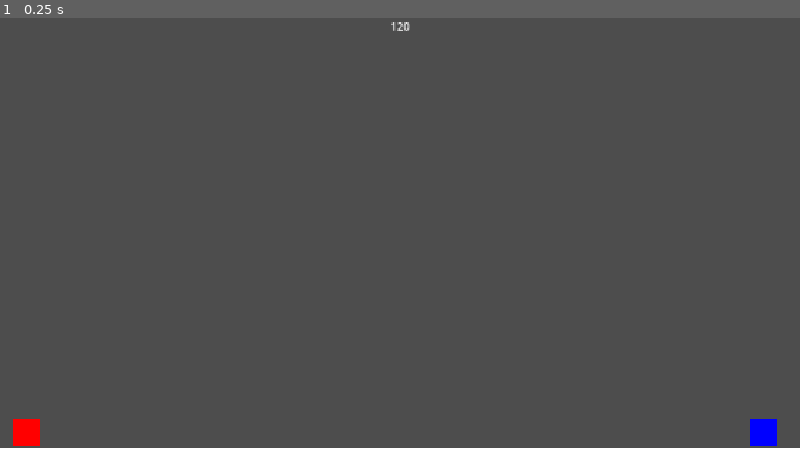
Above: before the commit, frame 1.
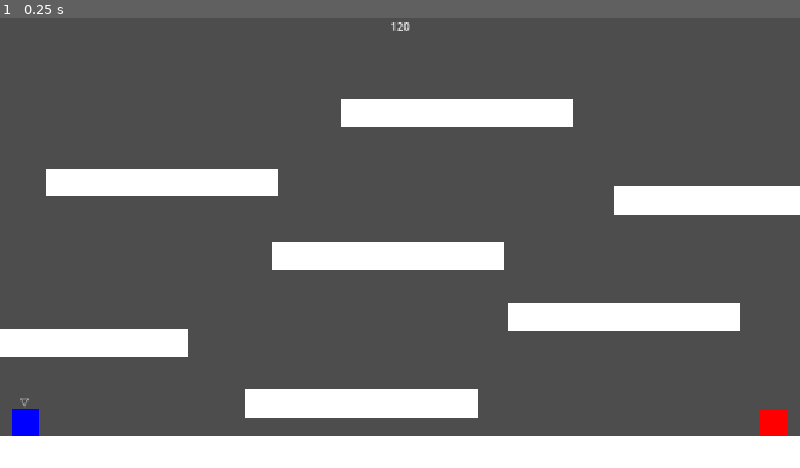
Above: after the commit, the same moment.

Repository: Varshit08/Tag_game
Game: Godot game, scene res://scenes/practise_map.tscn
Same seed, same stepped clock (60 frames per second), same inputs: the game is played once before the commit and once after it. Before the commit the project starts from res://practise_map.tscn.
Inputs:
- Up to frame 1 (0.25 s): no input

The runs differ from the first frame. In frame 1, 15% of the frame differs, in the area x 0-100%, y 18-96%.

Commit message:
Restructure scenes/scripts; add tagger gameplay
Reorganized project: moved player.tscn to tag_game/scenes and player.gd/practise_map.gd to tag_game/scripts; removed old practise_map assets and added a new scenes/practise_map.tscn. Added folder_colors customization to project.godot. Implemented tagger mechanics: TAGGER_META, tag indicator Label, can_tag cooldown, update_indicator/reset_can_tag helpers, and swapping tagger on Area2D collision. Practise_map script starts timer, assigns initial tagger (player_one), updates UI timer and shows winner when time expires. Adjusted player speed/jump and exposed node paths accordingly. Also showed who lost the game, made the switching between the taggers when they touch. Made obstacles for the game.

Diff:
--- a/tag_game/practise_map.gd
+++ /dev/null
@@ -1,20 +0,0 @@
-extends StaticBody2D
-
-@export var set_time : int
-@export var timer : Timer
-@export var label : Label
-
-
-func _ready():
-	timer.start(set_time)
-
-
-func _process(_delta):
-	if !get_tree().paused:
-		label.text = str(int(ceil(timer.time_left)))
-
-
-func _on_timer_timeout():
-	label.text = "Time Is Up!"
-	print("Time Is Up!")
-	get_tree().paused = true
--- a/tag_game/practise_map.tscn
+++ /dev/null
@@ -1,63 +0,0 @@
-[gd_scene format=3 uid="uid://cdjdmuv573482"]
-
-[ext_resource type="PackedScene" uid="uid://xtcvewihvyhj" path="res://player.tscn" id="1_0nps2"]
-[ext_resource type="Script" uid="uid://buofx2ogxi1o6" path="res://practise_map.gd" id="1_yu8s3"]
-
-[sub_resource type="RectangleShape2D" id="RectangleShape2D_fh2hd"]
-size = Vector2(1263, 125)
-
-[sub_resource type="WorldBoundaryShape2D" id="WorldBoundaryShape2D_sdnyn"]
-normal = Vector2(-1, 0)
-
-[sub_resource type="WorldBoundaryShape2D" id="WorldBoundaryShape2D_nuh0o"]
-normal = Vector2(1, 0)
-
-[node name="StaticBody2D" type="StaticBody2D" unique_id=961243516 node_paths=PackedStringArray("timer", "label")]
-script = ExtResource("1_yu8s3")
-set_time = 120
-timer = NodePath("Timer")
-label = NodePath("Label")
-
-[node name="Label" type="Label" parent="." unique_id=1966233753]
-offset_left = 1.0
-offset_right = 1152.0
-offset_bottom = 23.0
-text = "120"
-horizontal_alignment = 1
-vertical_alignment = 1
-
-[node name="CollisionShape2D" type="CollisionShape2D" parent="." unique_id=1420010681]
-position = Vector2(605.5, 680)
-shape = SubResource("RectangleShape2D_fh2hd")
-
-[node name="CollisionShape2D3" type="CollisionShape2D" parent="." unique_id=1298087775]
-position = Vector2(1152, 0)
-shape = SubResource("WorldBoundaryShape2D_sdnyn")
-
-[node name="ColorRect" type="ColorRect" parent="." unique_id=1978991359]
-offset_left = -26.0
-offset_top = 618.0
-offset_right = 1240.0
-offset_bottom = 745.0
-
-[node name="playerone" parent="." unique_id=1990145254 instance=ExtResource("1_0nps2")]
-position = Vector2(1099, 588)
-jump = "player_one_jump"
-left = "player_one_left"
-right = "player_one_right"
-color = Color(0, 0, 1, 1)
-
-[node name="playertwo" parent="." unique_id=1996809327 instance=ExtResource("1_0nps2")]
-position = Vector2(38, 582)
-jump = "player_two_jump"
-left = "player_two_left"
-right = "player_two_right"
-color = Color(1, 0, 0, 1)
-
-[node name="Timer" type="Timer" parent="." unique_id=1445887463]
-wait_time = 120.0
-
-[node name="CollisionShape2D2" type="CollisionShape2D" parent="." unique_id=951273192]
-shape = SubResource("WorldBoundaryShape2D_nuh0o")
-
-[connection signal="timeout" from="Timer" to="." method="_on_timer_timeout"]
--- a/tag_game/project.godot
+++ b/tag_game/project.godot
@@ -19,6 +19,13 @@
 
 window/stretch/mode="canvas_items"
 window/stretch/aspect="expand"
+
+[file_customization]
+
+folder_colors={
+"res://scenes/": "blue",
+"res://scripts/": "gray"
+}
 
 [input]
 
--- a/tag_game/player.tscn
+++ b/tag_game/scenes/player.tscn
@@ -1,6 +1,6 @@
 [gd_scene format=3 uid="uid://xtcvewihvyhj"]
 
-[ext_resource type="Script" uid="uid://bq11ug8pg6ocm" path="res://player.gd" id="1_4flbx"]
+[ext_resource type="Script" uid="uid://bq11ug8pg6ocm" path="res://scripts/player.gd" id="1_4flbx"]
 
 [sub_resource type="RectangleShape2D" id="RectangleShape2D_fh2hd"]
 size = Vector2(40, 40)
@@ -8,16 +8,17 @@
 [sub_resource type="RectangleShape2D" id="RectangleShape2D_sdnyn"]
 size = Vector2(40, 40)
 
-[node name="CharacterBody2D" type="CharacterBody2D" unique_id=1990145254 node_paths=PackedStringArray("color_rect")]
+[node name="CharacterBody2D" type="CharacterBody2D" unique_id=1990145254 node_paths=PackedStringArray("color_rect", "tag_indicator")]
 collision_layer = 2
 script = ExtResource("1_4flbx")
-color_rect = NodePath("CollisionShape2D/ColorRect")
+color_rect = NodePath("ColorRect")
+tag_indicator = NodePath("Label")
 metadata/tagger = false
 
 [node name="CollisionShape2D" type="CollisionShape2D" parent="." unique_id=730235007]
 shape = SubResource("RectangleShape2D_fh2hd")
 
-[node name="ColorRect" type="ColorRect" parent="CollisionShape2D" unique_id=215769875]
+[node name="ColorRect" type="ColorRect" parent="." unique_id=215769875]
 offset_left = -20.0
 offset_top = -20.0
 offset_right = 20.0
@@ -25,9 +26,18 @@
 color = Color(0.3434636, 0.71611685, 0.603403, 1)
 
 [node name="Area2D" type="Area2D" parent="." unique_id=1763371737]
+collision_layer = 0
+collision_mask = 2
 
 [node name="CollisionShape2D2" type="CollisionShape2D" parent="Area2D" unique_id=1768344767]
 shape = SubResource("RectangleShape2D_sdnyn")
 
+[node name="Label" type="Label" parent="." unique_id=1702454651]
+offset_left = -7.0
+offset_top = -43.0
+offset_right = 7.0
+offset_bottom = -20.0
+text = "▽"
+
 [connection signal="body_entered" from="Area2D" to="." method="_on_area_2d_body_entered"]
 [connection signal="body_exited" from="Area2D" to="." method="_on_area_2d_body_exited"]
--- /dev/null
+++ b/tag_game/scenes/practise_map.tscn
@@ -0,0 +1,145 @@
+[gd_scene format=3 uid="uid://cdjdmuv573482"]
+
+[ext_resource type="PackedScene" uid="uid://xtcvewihvyhj" path="res://scenes/player.tscn" id="1_0nps2"]
+[ext_resource type="Script" uid="uid://buofx2ogxi1o6" path="res://scripts/practise_map.gd" id="1_yu8s3"]
+
+[sub_resource type="RectangleShape2D" id="RectangleShape2D_fh2hd"]
+size = Vector2(1264.75, 128.5)
+
+[sub_resource type="WorldBoundaryShape2D" id="WorldBoundaryShape2D_sdnyn"]
+normal = Vector2(-1, 0)
+
+[sub_resource type="WorldBoundaryShape2D" id="WorldBoundaryShape2D_nuh0o"]
+normal = Vector2(1, 0)
+
+[sub_resource type="RectangleShape2D" id="RectangleShape2D_sdnyn"]
+size = Vector2(334, 40)
+
+[node name="StaticBody2D" type="StaticBody2D" unique_id=961243516 node_paths=PackedStringArray("timer", "label", "player_one", "player_two")]
+script = ExtResource("1_yu8s3")
+set_time = 120
+timer = NodePath("Timer")
+label = NodePath("Label")
+player_one = NodePath("playerone")
+player_two = NodePath("playertwo")
+
+[node name="Label" type="Label" parent="." unique_id=1966233753]
+offset_left = 1.0
+offset_right = 1152.0
+offset_bottom = 23.0
+text = "120"
+horizontal_alignment = 1
+vertical_alignment = 1
+
+[node name="CollisionShape2D" type="CollisionShape2D" parent="." unique_id=1420010681]
+position = Vector2(561.375, 667.25)
+shape = SubResource("RectangleShape2D_fh2hd")
+
+[node name="CollisionShape2D3" type="CollisionShape2D" parent="." unique_id=1298087775]
+position = Vector2(1152, 0)
+shape = SubResource("WorldBoundaryShape2D_sdnyn")
+
+[node name="ColorRect" type="ColorRect" parent="." unique_id=1978991359]
+offset_left = -71.0
+offset_top = 603.0
+offset_right = 1195.0
+offset_bottom = 730.0
+
+[node name="playerone" parent="." unique_id=1990145254 instance=ExtResource("1_0nps2")]
+position = Vector2(36, 582)
+jump = "player_one_jump"
+left = "player_one_left"
+right = "player_one_right"
+color = Color(0, 0, 1, 1)
+
+[node name="playertwo" parent="." unique_id=1996809327 instance=ExtResource("1_0nps2")]
+position = Vector2(1113, 579)
+jump = "player_two_jump"
+left = "player_two_left"
+right = "player_two_right"
+color = Color(1, 0, 0, 1)
+
+[node name="Timer" type="Timer" parent="." unique_id=1445887463]
+wait_time = 120.0
+
+[node name="CollisionShape2D2" type="CollisionShape2D" parent="." unique_id=951273192]
+shape = SubResource("WorldBoundaryShape2D_nuh0o")
+
+[node name="CollisionShape2D4" type="CollisionShape2D" parent="." unique_id=517615055]
+position = Vector2(520, 555)
+shape = SubResource("RectangleShape2D_sdnyn")
+
+[node name="ColorRect2" type="ColorRect" parent="CollisionShape2D4" unique_id=1117998135]
+offset_left = -167.0
+offset_top = -20.0
+offset_right = -127.0
+offset_bottom = 20.0
+scale = Vector2(8.34994, 1.0157633)
+
+[node name="CollisionShape2D5" type="CollisionShape2D" parent="." unique_id=1053097758]
+position = Vector2(104, 468)
+shape = SubResource("RectangleShape2D_sdnyn")
+
+[node name="ColorRect2" type="ColorRect" parent="CollisionShape2D5" unique_id=299382098]
+offset_left = -167.0
+offset_top = -20.0
+offset_right = -127.0
+offset_bottom = 20.0
+scale = Vector2(8.34994, 1.0157633)
+
+[node name="CollisionShape2D6" type="CollisionShape2D" parent="." unique_id=60112043]
+position = Vector2(899, 430)
+shape = SubResource("RectangleShape2D_sdnyn")
+
+[node name="ColorRect2" type="ColorRect" parent="CollisionShape2D6" unique_id=1637993220]
+offset_left = -167.0
+offset_top = -20.0
+offset_right = -127.0
+offset_bottom = 20.0
+scale = Vector2(8.34994, 1.0157633)
+
+[node name="CollisionShape2D7" type="CollisionShape2D" parent="." unique_id=2095458016]
+position = Vector2(559, 342)
+shape = SubResource("RectangleShape2D_sdnyn")
+
+[node name="ColorRect2" type="ColorRect" parent="CollisionShape2D7" unique_id=1433968700]
+offset_left = -167.0
+offset_top = -20.0
+offset_right = -127.0
+offset_bottom = 20.0
+scale = Vector2(8.34994, 1.0157633)
+
+[node name="CollisionShape2D8" type="CollisionShape2D" parent="." unique_id=424700711]
+position = Vector2(1051, 262)
+shape = SubResource("RectangleShape2D_sdnyn")
+
+[node name="ColorRect2" type="ColorRect" parent="CollisionShape2D8" unique_id=1740335841]
+offset_left = -167.0
+offset_top = -20.0
+offset_right = -127.0
+offset_bottom = 20.0
+scale = Vector2(8.34994, 1.0157633)
+
+[node name="CollisionShape2D9" type="CollisionShape2D" parent="." unique_id=277804613]
+position = Vector2(233, 237)
+shape = SubResource("RectangleShape2D_sdnyn")
+
+[node name="ColorRect2" type="ColorRect" parent="CollisionShape2D9" unique_id=1188821220]
+offset_left = -167.0
+offset_top = -20.0
+offset_right = -127.0
+offset_bottom = 20.0
+scale = Vector2(8.34994, 1.0157633)
+
+[node name="CollisionShape2D10" type="CollisionShape2D" parent="." unique_id=359438180]
+position = Vector2(658, 136)
+shape = SubResource("RectangleShape2D_sdnyn")
+
+[node name="ColorRect2" type="ColorRect" parent="CollisionShape2D10" unique_id=885165328]
+offset_left = -167.0
+offset_top = -20.0
+offset_right = -127.0
+offset_bottom = 20.0
+scale = Vector2(8.34994, 1.0157633)
+
+[connection signal="timeout" from="Timer" to="." method="_on_timer_timeout"]
--- a/tag_game/player.gd
+++ b/tag_game/scripts/player.gd
@@ -1,20 +1,25 @@
 extends CharacterBody2D
 
+const TAGGER_META := "tagger"
 
-const SPEED = 300.0
-const JUMP_VELOCITY = -400.0
+const SPEED := 300.0
+const JUMP_VELOCITY := -500.0
 
+@export var color_rect : ColorRect
+@export var tag_indicator : Label
+@export var can_tag : bool = true
+
+@export_group("Player Changes")
 @export var jump : String
 @export var left : String
 @export var right : String
 @export var color : Color
-@export var color_rect : ColorRect
-
-@export var can_tag := true
 
 
 func _ready() -> void:
 	color_rect.color = color
+	update_indicator()
+	print(get_meta(TAGGER_META))
 
 
 func _physics_process(delta: float) -> void:
@@ -36,18 +41,32 @@
 
 	move_and_slide()
 
-	print(name, " - currently is : ", get_meta("tagger"))
+
+func update_indicator():
+	tag_indicator.visible = get_meta(TAGGER_META)
 
 
+func _on_area_2d_body_entered(body: CharacterBody2D) -> void:
+	if body == self:
+		return
+	if !can_tag:
+		return
 
-func _on_area_2d_body_entered(body: Node2D) -> void:
-	if body.has_meta("tagger"):
+	if get_meta(TAGGER_META, false):
+
+		set_meta(TAGGER_META, false)
+		body.set_meta(TAGGER_META, true)
+
+		update_indicator()
+		body.update_indicator()
 		can_tag = false
-		if body.get_meta("tagger") == true:
-			set_meta("tagger", true)
-			body.set_meta("tagger", false)
+		body.can_tag = false
+
+
+func reset_can_tag():
+	can_tag = true
 
 
 func _on_area_2d_body_exited(body: Node2D) -> void:
-	if body.has_meta("tagger"):
-		can_tag = true
+	can_tag = true
+	body.reset_can_tag()
--- /dev/null
+++ b/tag_game/scripts/practise_map.gd
@@ -0,0 +1,43 @@
+extends StaticBody2D
+
+const TAGGER_META := "tagger"
+
+
+@export var set_time : int
+@export var timer : Timer
+@export var label : Label
+@export var player_one : CharacterBody2D
+@export var player_two : CharacterBody2D
+@export var winner_label : Label
+
+
+func _ready():
+	timer.start(set_time)
+
+	player_one.set_meta(TAGGER_META, true)
+	print("set player one meta")
+	player_two.set_meta(TAGGER_META, false)
+
+	player_one.update_indicator()
+	player_two.update_indicator()
+
+
+func _process(_delta):
+	if !get_tree().paused:
+		label.text = str(int(ceil(timer.time_left)))
+
+
+
+func _on_timer_timeout():
+	print("Time Is Up!")
+
+	if player_one.get_meta(TAGGER_META, false):
+		label.text = "Time Is Up!
+		 Player One Loses!"
+		print("Player One Loses!")
+	elif player_two.get_meta(TAGGER_META, false):
+		label.text = "Time Is Up!
+		Player Two Loses!"
+		print("Player Two Loses!")
+
+	get_tree().paused = true
Renamed: tag_game/player.gd.uid -> tag_game/scripts/player.gd.uid
Renamed: tag_game/practise_map.gd.uid -> tag_game/scripts/practise_map.gd.uid
